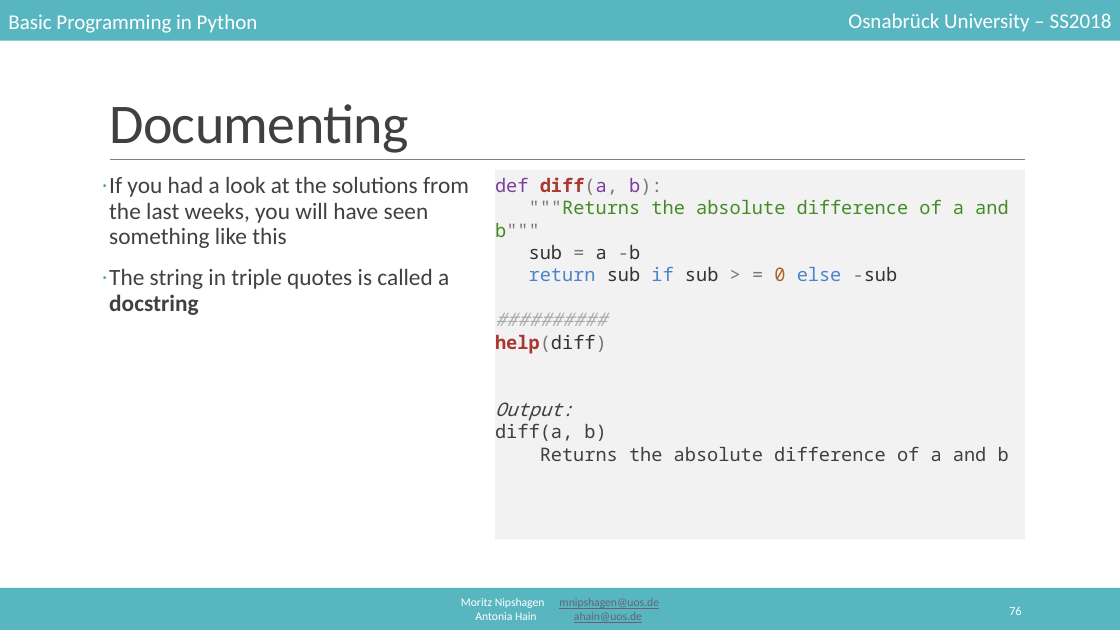
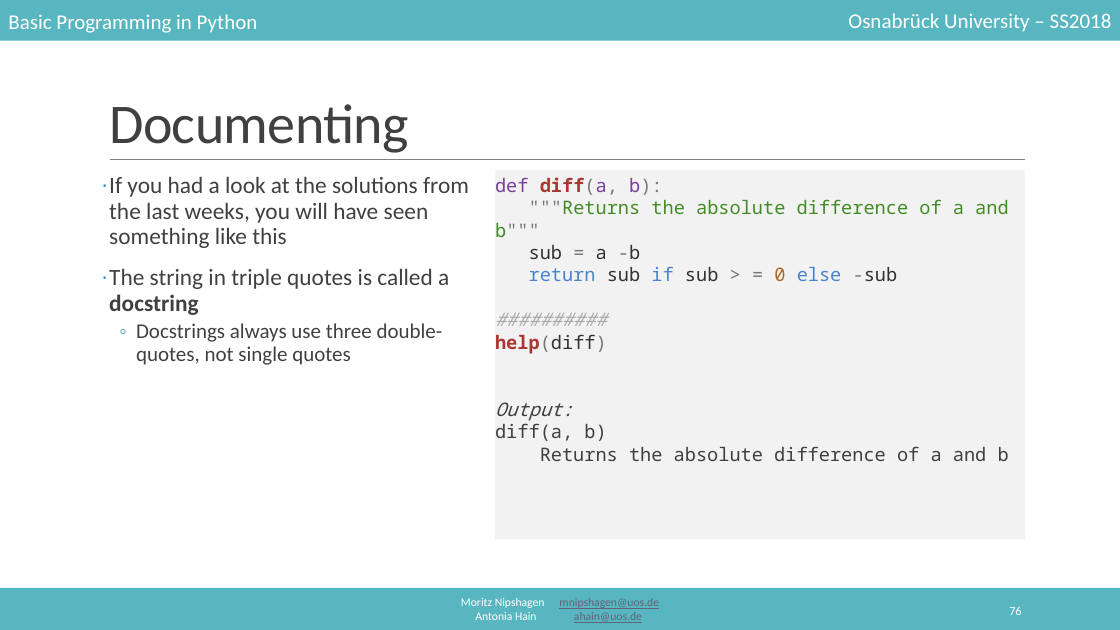
Before and after one commit to mnipshagen/monty, a slide deck: slide 76 of 2018/07/07_Debugging_errors_and_strategies.pptx. Drawn at 1120x630 pixels with LibreOffice and Linux fonts; fonts in the diff are those of the drawing. Boxes give left, top, right and bottom in pixels: in the first picture for what was removed or moved away, otherwise in the second. Text is boxed around its words. In the diff, an @@ line names an element or a change of style, - is before the commit and + after.

```diff
--- a/2018/07/07_Debugging_errors_and_strategies.pptx
+++ b/2018/07/07_Debugging_errors_and_strategies.pptx
@@ text at (136,323,443,365): paragraph added @@
+  ◦ Docstrings always use three double-quotes, not single quotes
```
Also in this commit, not shown: 10 other slides changed, 6 slides added, 1 slide removed, 5 other files.
